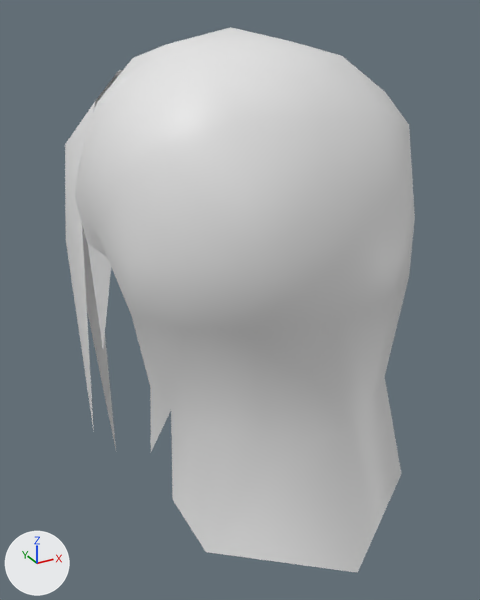
The glTF model assets/Converted Models/HairStyle/Human Male/Martial arts male hair 33.glb: old version first, new version second.
The view is the same before and after, from a camera (50 mm lens) standing at (-0.178, -0.321, 0.174) and looking at (-0.002, -0.001, 0.014). The axes (+X, +Y, +Z) are drawn at lower left. The lights are the same throughout. The first picture is the older version.

In view in the first picture: '������ͷ��33_0'.
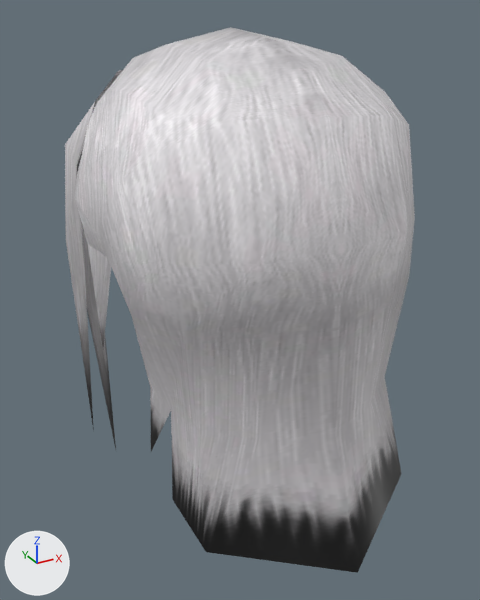
Boxes (x1, y1, x2, y2) around the edits, measured in the pictures (480 x 600 px):
'������ͷ��33_0', recoloured
    both: (65, 27, 413, 573)

The edits, one by one:
Picture 'tex_2251939496341131144.dds' (img_tex_2251939496341131144_dds) is new.
Material '武侠男头发33_0_mat' (mat_武侠男头发33_0_mat) is new.
Its texture is img_tex_2251939496341131144_dds.
me_ͷ__33_0 has 125 vertices, 187 faces and spans x -0.089..0.086, y -0.123..0.128, z -0.125..0.165.
me_ͷ__33_0 gains material mat_武侠男头发33_0_mat (picture img_tex_2251939496341131144_dds).
